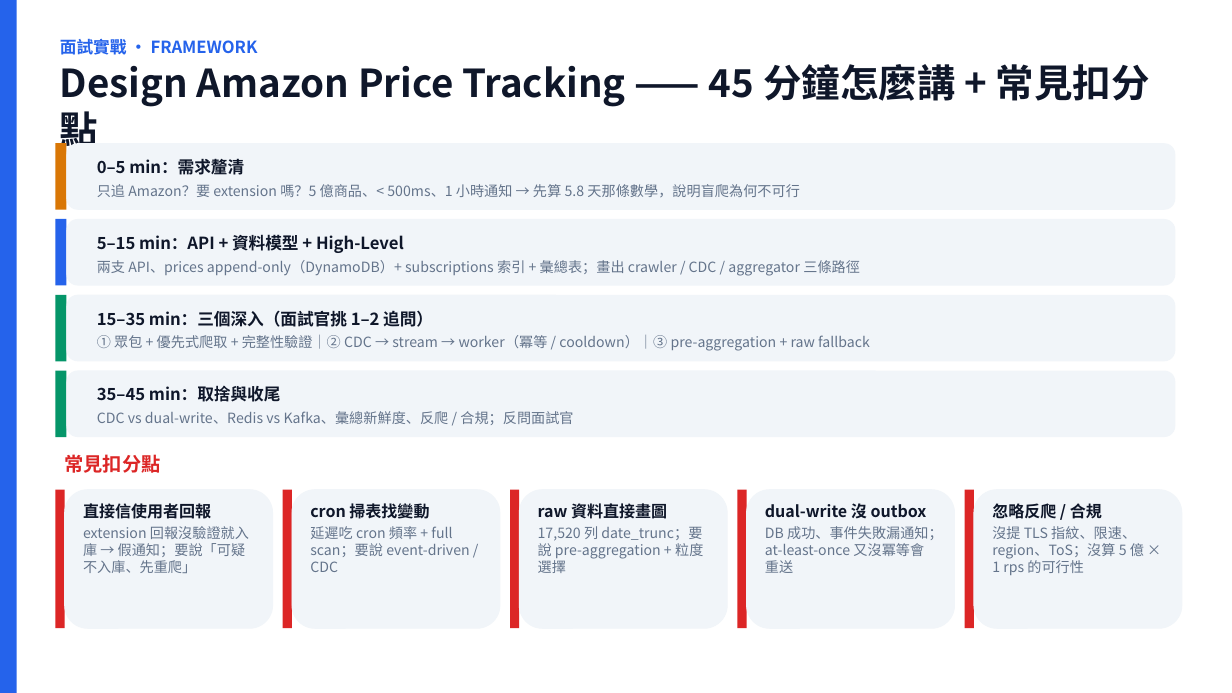
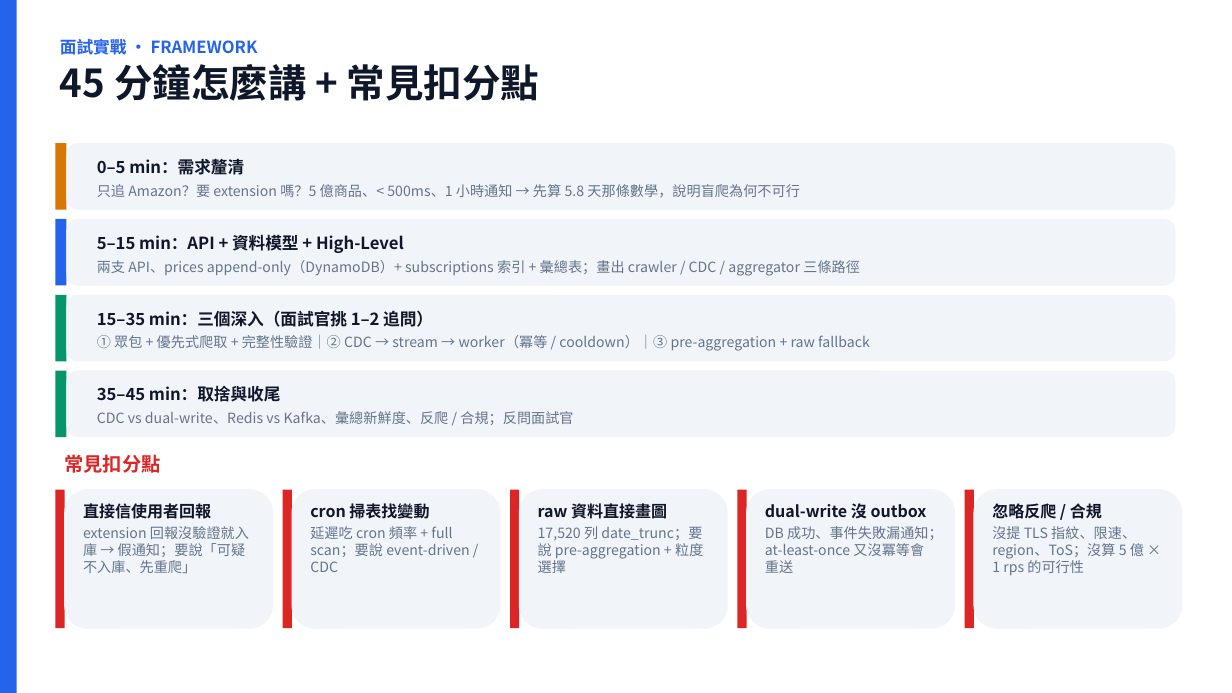
Before and after one commit to scolley31/system-design-demo, a slide deck: slide 20 of Amazon price tracking service/Amazon_Price_Tracking_Service.pptx. Drawn at 1232x693 pixels with LibreOffice and Linux fonts; fonts in the diff are those of the drawing. Boxes give left, top, right and bottom in pixels: in the first picture for what was removed or moved away, otherwise in the second. Text is boxed around its words. In the diff, an @@ line names an element or a change of style, - is before the commit and + after.

```diff
--- a/Amazon price tracking service/Amazon_Price_Tracking_Service.pptx
+++ b/Amazon price tracking service/Amazon_Price_Tracking_Service.pptx
@@ text at (x1=60, y1=64, x2=539, y2=101): text changed @@
-Design Amazon Price Tracking —— 45 分鐘怎麼講 + 常見扣分點
+45 分鐘怎麼講 + 常見扣分點
```
Also in this commit, not shown: 6 other slides changed, 1 other file.
